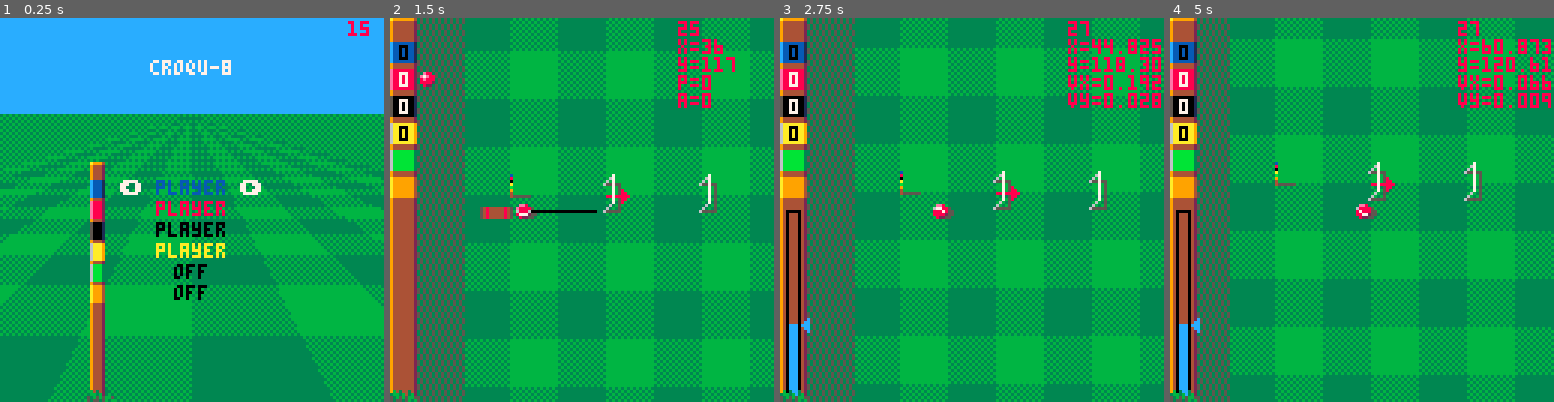
Above: before the commit, frames 1-4 (left to right).
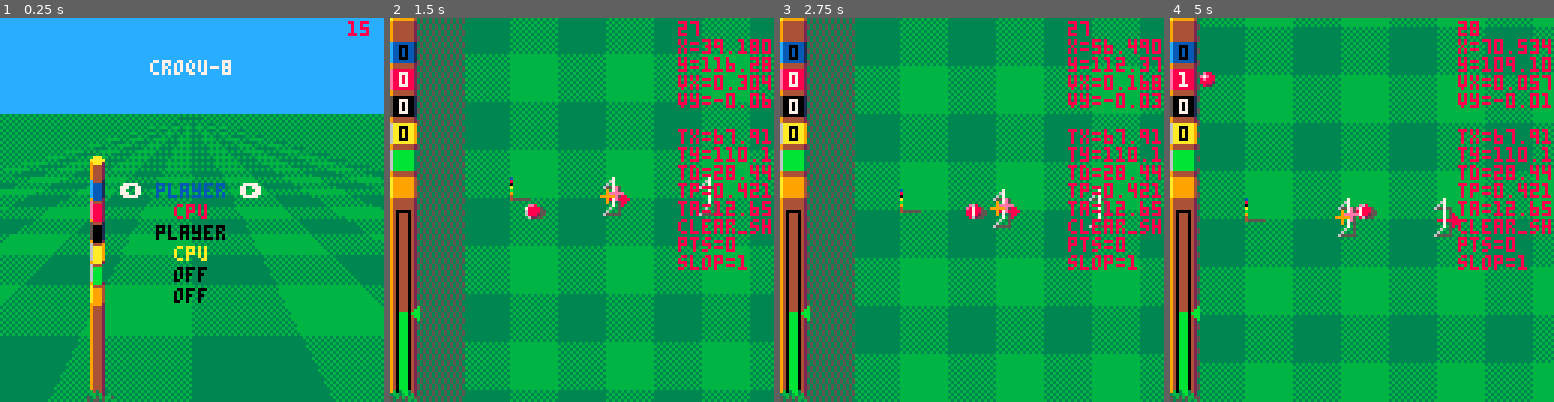
Above: after the commit, the same moments.

Repository: Joeltronics/croqu-8
Game: PICO-8 cartridge croquet.p8
Two runs of this game, one before a commit and one after it. Both use one fixed random seed, a clock stepped at 60 frames per second and the inputs below.
Inputs:
- Up to frame 1 (0.25 s): no input
- Up to frame 2 (1.5 s): tap X (X key) at 0.33, 1.07 s; tap O (Z key) at 0.7 s
- Up to frame 3 (2.75 s): hold Right 1.6-2.1 s; tap O (Z key) at 1.7, 2.1, 2.5 s; tap X (X key) at 1.85 s; hold Up 2.15-2.42 s; hold Right from 2.47 s (still down)
- Up to frame 4 (5 s): tap O (Z key) every 0.4 s from 2.9 to 4.9 s; tap X (X key) at 2.97, 4.08 s; release Right at 3.03 s; hold Left 3.08-3.58 s; hold Down 3.63-3.97 s; hold Right 4.02-4.68 s; hold Up from 4.73 s (still down)

The runs differ from the first frame. In frame 1, 2.2% of the frame differs, in the area x 23-68%, y 35-75%; in frame 2, 9.1%; in frame 3, 19%; in frame 4, 45%, in the area x 2-100%, y 0-100%.

Commit message:
Basic AI logic

Diff:
--- a/croquet.p8
+++ b/croquet.p8
@@ -21,6 +21,12 @@
 SHOT_POWER_METER_RATE = 1/64
 SHOT_POWER_METER_FALL_RATE = -1/32
 SHOT_POWER_ERR_OVER = 15/360
+
+ANGLE_STEP = 1/256
+
+--
+-- Field dimensions & wicket locations
+--
 
 ROUGH = 16
 
@@ -76,6 +82,18 @@
 BALL_STOP_RANDOM_MOVEMENT = 0.25
 
 --
+-- AI logic consts
+--
+
+AI_TARGET_PAST_WICKET_POLE_DISTANCE = 4
+AI_TARGET_PAST_BALL_DISTANCE = 8
+AI_TOO_STEEP_MARGIN = 20
+AI_TARGET_AHEAD_OF_WICKET_DISTANCE = 8
+AI_CLEAR_SHOT_MIN_BALL_DISTANCE = 64
+AI_CLEAR_SHOT_MIN_BALL_DISTANCE_SQUARED = AI_CLEAR_SHOT_MIN_BALL_DISTANCE * AI_CLEAR_SHOT_MIN_BALL_DISTANCE
+AI_TARGET_BALL_MAX_WEIGHTED_DISTANCE = 128
+
+--
 -- Graphics Consts
 --
 
@@ -164,6 +182,26 @@
 function lerp(a, b, t)
 	-- return a + t * (b - a)
 	return (1 - t) * a + t * b
+end
+
+function distance(dx, dy)
+	-- Calculate distance, overflow-safe
+	-- Exact distance when close, approximate distance when further
+
+	dx = abs(dx)
+	dy = abs(dy)
+
+	local d
+
+	if (dx > 127 or dy > 127) then
+		d = dx + dy
+	else
+		d = sqrt(dx*dx + dy*dy)
+	end
+
+	if (d < 0) d = 32767
+
+	return d
 end
 
 function sort_z(items)
@@ -245,13 +283,15 @@
 function ball_overlap(dx, dy)
 
 	-- Prevent overflow
-	if (abs(dx) + abs(dy) > 127) return 0, nil
-
-	local d2 = dx*dx + dy*dy
-
-	if (d2 and d2 > BALL_D2) return 0, nil
-
-	local d = sqrt(d2)
+	-- if (abs(dx) + abs(dy) > 127) return 0, nil
+
+	-- local d2 = dx*dx + dy*dy
+
+	-- if (d2 and d2 > BALL_D2) return 0, nil
+
+	-- local d = sqrt(d2)
+
+	local d = distance(dx, dy)
 
 	local overlap = max(0, BALL_D + 0.25 - d) / d
 
@@ -489,14 +529,32 @@
 
 	local player = players[player_idx]
 
-	if btnp(0) or btnp(1) then
-		-- Left/Right
-		player.enabled = not player.enabled
-
-		num_players = 0
-		for p in all(players) do
-			if (p.enabled) num_players += 1
-		end
+	if btnp(0) then
+		-- Left
+		if player.cpu then
+			player.cpu = false
+		elseif player.enabled then
+			player.enabled = false
+		else
+			player.enabled = true
+			player.cpu = true
+		end
+	end
+	if btnp(1) then
+		-- Right
+		if player.cpu then
+			player.enabled = false
+			player.cpu = false
+		elseif player.enabled then
+			player.cpu = true
+		else
+			player.enabled = true
+		end
+	end
+
+	num_players = 0
+	for p in all(players) do
+		if (p.enabled) num_players += 1
 	end
 
 	if btnp(2) then
@@ -572,10 +630,10 @@
 
 	rectfill(x1, y1, x2, 128, 4)
 	line(x1, y1, x1, 128, 9)
-	line(x1, y1, x2, y1, 9)
 	line(x2, y1, x2, 128, 2)
-	pset(x1, y1, 10)
-	pset(x2, y1, 4)
+	rectfill(x1+1, y1-2, x2-1, y1, 10)
+	pset(x1, y1-1, 10)
+	pset(x2, y1-1, 10)
 
 	pal()
 	palt()
@@ -587,18 +645,22 @@
 	for idx = 1,#players do
 		local p = players[idx]
 
-		local py1 = y1 + 7*idx - 1
+		local py1 = y1 + 7*idx
 		local py2 = py1 + 5
 
 		rectfill(x1 + 1, py1, x2 - 1, py2, p.color_main)
-		line(x1, py1, x1, py2, p.color_light)
-		line(x2, py1, x2, py2, p.color_dark)
+		line(x1, py1-1, x1, py2-1, p.color_light)
+		line(x2, py1-1, x2, py2-1, p.color_dark)
 
 		local col = p.color_main
 		if (col == 11) col = 7
 
 		if p.enabled then
-			print_centered('player', 64, py1, col)
+			if p.cpu then
+				print_centered('cpu', 64, py1, col)
+			else
+				print_centered('player', 64, py1, col)
+			end
 		else
 			print_centered('off', 64, py1, 0)
 		end
@@ -613,6 +675,314 @@
 	if (DEBUG) print(round(stat(1) * 100), 116, 1, 8)
 
 	pal(DISPLAY_PALETTE, 1)
+end
+
+--
+-- CPU AI logic
+--
+
+function set_cpu_target()
+	local player = players[player_idx]
+	local player_ball, next_wicket = player.ball, WICKETS[player.last_wicket_idx + 1]
+
+	local tx, ty = next_wicket[1], next_wicket[2]
+	local dx, dy = tx - player_ball.x, ty - player_ball.y
+	local d = distance(dx, dy)
+
+	-- Determine a few flags that will be used later
+	local easy_shot, wrong_side, too_steep = cpu_check_next_wicket_flags(next_wicket, dx, dy, d)
+	local clear_shot = nearest_ball_distance_squared(player_ball) > AI_CLEAR_SHOT_MIN_BALL_DISTANCE_SQUARED
+
+	-- With no other balls in the way, this CPU player is too good - it can win before another player has a chance
+	-- But it does much worse when other balls are involved
+	-- So add a bit of handicap when there are no other balls anywhere close
+	-- Also add this slop when way ahead of everyone
+	local slop = 0
+	if (clear_shot) slop += 1
+
+	local points_ahead = points_ahead_of_next()
+	if (points_ahead >= 3) slop += 1
+	if (points_ahead >= 6) slop += 2
+	if (points_ahead >= 10) slop += 2
+
+	--[[
+	First determine target point, without accounting for other balls
+
+	Target point might not be right under the wicket in some cases
+
+	- If we're at too steep of an angle, then aim slightly in front of wicket
+	- If there's another ball nearby and we don't have bonus shots yet, target it
+
+	TODO:
+	- See if we're lined up to score 2-3 wickets at once and go for that
+	- Figure out if there's a ball in the way of the wicket
+	]]
+
+	local target_distance_past = 0
+
+	local target_ahead_of_wicket_distance = -AI_TARGET_AHEAD_OF_WICKET_DISTANCE
+	if (next_wicket.reverse) target_ahead_of_wicket_distance = -target_ahead_of_wicket_distance
+
+	if (easy_shot and not wrong_side) or next_wicket.pole then
+		-- Easy shot, or targeting a pole; no point checking if we should aim in front
+		target_distance_past = AI_TARGET_PAST_WICKET_POLE_DISTANCE
+
+	elseif wrong_side and not too_steep then
+		-- Wrong side of wicket (by a lot, i.e. more than what would trigger too_steep), target even further in front
+		tx += 2 * target_ahead_of_wicket_distance
+
+	elseif too_steep or (player.bonus_shots and player.bonus_shots >= 2) or (d > 128) then
+		-- Play it safe
+		-- Too steep to hit wicket directly, or we have 2 bonus shots, or we're far away
+		-- Target slightly in front of wicket to set up for next shot
+		tx += target_ahead_of_wicket_distance
+
+	else
+		-- For medium-far shots, still might want to play it safe in certain conditions
+		local r = rnd()
+		if d > 64 and ((r >= 0.75) or (r >= 0.25 and slop >= 1)) then
+			tx += target_ahead_of_wicket_distance
+
+		else
+			-- Targeting wicket directly
+			-- Shift angle slightly away from center of wicket
+			ty += cpu_shift_y_away_from_center_of_wicket(dy)
+			target_distance_past = AI_TARGET_PAST_WICKET_POLE_DISTANCE
+		end
+	end
+
+	--
+	-- Now check if we want to target another ball
+	--
+
+	local targeting_ball = false
+
+	if not (easy_shot or player.bonus_shots) then
+		-- No bonus shots, so target another ball to get them
+		-- (nnless it's an easy shot, then it's not worth it)
+		-- TODO: sometimes this could still be worth it even with easy shots, just to move other ball
+
+		local bx, by = cpu_target_ball(player_ball, next_wicket, too_steep, wrong_side)
+
+		if bx then
+			-- TODO: don't necessarily target ball head-on - adjust angle a smidge toward next wicket
+			tx, ty = bx, by
+			target_distance_past = AI_TARGET_PAST_BALL_DISTANCE
+			targeting_ball = true
+		end
+	end
+
+	--
+	-- Target slightly past chosen point
+	--
+
+	tx_orig, ty_orig = tx, ty
+
+	if target_distance_past > 0 then
+		tx, ty = cpu_target_past(player_ball, tx, ty, target_distance_past)
+	end
+
+	--
+	-- Determine angle & power to hit target
+	--
+
+	local target_power, target_angle = cpu_determine_target_power_angle(player_ball, tx, ty, targeting_ball)
+
+	--
+	-- Add slop
+	--
+
+	if (targeting_ball and points_ahead <= 0) slop -= 1
+
+	slop = max(0, slop)
+
+	for i = 0,slop do
+		target_power, target_angle = cpu_add_error(target_power, target_angle)
+	end
+
+	target_angle = round(target_angle * 256) / 256
+	target_power = clip_num(target_power, SHOT_POWER_METER_RATE, 1.0)
+
+	player.cpu_target = {
+		angle=target_angle,
+		power=target_power,
+		-- Only power & angle are needed, the rest is for debugging
+		x=tx,
+		y=ty,
+		d=d,
+		x_orig=tx_orig,
+		y_orig=ty_orig,
+		slop=slop,
+		easy_shot=easy_shot,
+		wrong_side=wrong_side,
+		too_steep=too_steep,
+		clear_shot=clear_shot,
+		targeting_ball=targeting_ball,
+		points_ahead=points_ahead,
+	}
+end
+
+function cpu_check_next_wicket_flags(next_wicket, dx, dy, d)
+
+	local easy_shot, wrong_side, too_steep = false, false, false
+
+	if next_wicket.pole then
+		easy_shot = d < 16
+
+	else
+		easy_shot = abs(dx) < 16 and abs(dy) < 4
+
+		if next_wicket.reverse then
+			wrong_side = dx > 0
+		else
+			wrong_side = dx < 0
+		end
+
+		if not easy_shot then
+			local target_angle_deg = ((360*atan2(dx, dy) + 180) % 360) - 180
+			too_steep = (90 - AI_TOO_STEEP_MARGIN) < abs(target_angle_deg) and abs(target_angle_deg) < (90 + AI_TOO_STEEP_MARGIN)
+		end
+	end
+
+	return easy_shot, wrong_side, too_steep
+end
+
+function cpu_target_past(player_ball, tx, ty, extra_distance)
+	local dx, dy = tx - player_ball.x, ty - player_ball.y
+	local d = distance(dx, dy)
+	tx += extra_distance * (dx / d)
+	ty += extra_distance * (dy / d)
+	return tx, ty
+end
+
+function cpu_shift_y_away_from_center_of_wicket(dy)
+
+	if dy > 16 then
+		return 2
+	elseif dy < -16 then
+		return -2
+	elseif dy > 4 then
+		return 1
+	elseif dy < -4 then
+		return -1
+	end
+
+	return 0
+end
+
+function nearest_ball_distance_squared(ball)
+	-- Note: balls more than 127 away in either dimension will be ignored
+	local d2 = 32767
+	for other_ball in all(balls) do
+		if other_ball != ball then
+			local dx, dy = abs(ball.x - other_ball.x), abs(ball.y - other_ball.y)
+			-- Protect against overflow
+			if dx <= 127 and dy <= 127 then
+				d2 = min(d2, dx*dx + dy*dy)
+			end
+		end
+	end
+	return d2
+end
+
+function points_ahead_of_next()
+	local score = players[player_idx].last_wicket_idx
+
+	local points_ahead = 32767
+
+	for i = 1,#players do
+		local p = players[i]
+		if i != player_idx and p.enabled then
+			local delta = score - p.last_wicket_idx
+			if (delta <= 0) return 0
+			points_ahead = min(points_ahead, delta)
+		end
+	end
+
+	-- In case of single-player game
+	if (points_ahead == 32767) points_ahead = 0
+
+	return points_ahead
+end
+
+function cpu_target_ball(player_ball, next_wicket, too_steep, wrong_side)
+
+	local tx, ty = next_wicket[1], next_wicket[2]
+	local dx, dy = tx - player_ball.x, ty - player_ball.y
+
+	-- Only target ball if the weighted distance is less than this
+	local best_score = AI_TARGET_BALL_MAX_WEIGHTED_DISTANCE
+	if (not (too_steep or wrong_side)) best_score = min(best_score, 0.75*distance(dx, dy))
+
+	-- Figure out best ball to target for bonus shot
+	local bx, by
+	for b in all(balls) do
+		if b != player_ball then
+
+			-- TODO: check if there's a wicket/pole in the way (not simple!)
+
+			local d_self = distance(b.x - player_ball.x, b.y - player_ball.y)
+
+			local dx_target = b.x - tx
+			local d_target = distance(dx_target, b.y - ty)
+
+			local score = 0.75 * d_self + 0.25 * d_target
+
+			-- Penalize if other ball is on wrong side of target (unless we're also on wrong side)
+			if not (next_wicket.pole or wrong_side) then
+				if ((not next_wicket.reverse) and dx_target > 2) score *= 2
+				if (next_wicket.reverse and dx_target < -2) score *= 2
+			end
+
+			if score < best_score then
+				-- This is the best candidate so far
+				bx, by, best_score = b.x, b.y, score
+			end
+		end
+	end
+
+	return bx, by
+end
+
+function cpu_determine_target_power_angle(player_ball, tx, ty, targeting_ball)
+
+	dx, dy = tx - player_ball.x, ty - player_ball.y
+	local target_angle = atan2(dx, dy)
+
+	local d = distance(dx, dy)
+
+	local target_power = sqrt(d) / 14
+
+	-- If we're targeting a nearby ball, increase power
+	-- Note that "cpu_target_past" has already been handled
+	if (targeting_ball and d < 16) target_power *= 2
+
+	target_power = clip_num(target_power, SHOT_POWER_METER_RATE, 1-SHOT_POWER_METER_RATE)
+
+	return target_power, target_angle
+end
+
+function cpu_add_error(target_power, target_angle)
+
+	local angle_err
+
+	local r = rnd()
+	if r > 0.9 then
+		angle_err = 2*ANGLE_STEP
+	elseif r > 0.75 then
+		angle_err = ANGLE_STEP
+	elseif r > 0.25 then
+		angle_err = 0
+	elseif r > 0.1 then
+		angle_err = -ANGLE_STEP
+	else
+		angle_err = -2*ANGLE_STEP
+	end
+	target_angle = (target_angle + angle_err) % 1.0
+
+	target_power += (rnd() - 0.5) / 32
+
+	return target_power, target_angle
 end
 
 --
@@ -633,7 +1003,12 @@
 	shot_power = 0
 	shot_angle = 0
 	shot_power_change = 0
-	if (WICKETS[players[player_idx].last_wicket_idx + 1].reverse) shot_angle = 0.5
+
+	local player = players[player_idx]
+
+	player.cpu_target = nil
+
+	if (WICKETS[player.last_wicket_idx + 1].reverse) shot_angle = 0.5
 end
 
 function next_player()
@@ -641,6 +1016,8 @@
 	local player = players[player_idx]
 	player.shots = 0
 	if (player.bonus_shots) player.bonus_shots = 0
+
+	player.cpu_target = nil
 
 	local n_iter = 0
 	while true do
@@ -654,6 +1031,8 @@
 		assert(n_iter <= #players)
 	end
 
+	if (not player.ball) reset_ball(player)
+
 	next_shot_same_player()
 
 	assert(player.enabled)
@@ -661,8 +1040,6 @@
 	assert((not player.bonus_shots) or (player.bonus_shots == 0), 'player.bonus_shots='..(player.bonus_shots or 'nil'))
 	player.shots = 1
 	if (player.bonus_shots) player.bonus_shots = 0
-
-	if (not player.ball) reset_ball(player)
 
 	camera_x = player.ball.x
 	camera_y = player.ball.y
@@ -734,6 +1111,8 @@
 		add(players, {
 			ball=nil,
 			enabled=idx <= 4,
+			cpu=idx % 2 == 0,
+			cpu_target=nil,
 			palette=palette,
 			color_main=palette[8],
 			color_light=palette[14],
@@ -807,13 +1186,9 @@
 
 function _update60()
 
-	if not game_started then
-		update_title_screen()
-		return
-	end
-
 	local player = players[player_idx]
 	local player_ball, op, x = player.ball, btnp(4), btn(5)
+	local left, right, up, down = btn(0), btn(1), btn(2), btn(3)
 
 	if DEBUG then
 		while stat(30) do
@@ -822,13 +1197,14 @@
 			if (key == '2') debug_increase_shot_pointer_length = not debug_increase_shot_pointer_length
 			if (key == '3') debug_no_draw_tops = not debug_no_draw_tops
 			if (key == '=') debug_pause_physics = not debug_pause_physics
-			if (key == '7') player.bonus_shots = nil
-			if (key == '8') player.bonus_shots = 0
-			if (key == '9') player.bonus_shots = 1
-			if (key == '0') player.bonus_shots = 2
-			if (key == ']') next_player()
-
-			if moving_cooldown <= 0 then
+
+			if game_started and moving_cooldown <= 0 then
+
+				if (key == '7') player.bonus_shots = nil
+				if (key == '8') player.bonus_shots = 0
+				if (key == '9') player.bonus_shots = 1
+				if (key == '0') player.bonus_shots = 2
+				if (key == ']') next_player()
 
 				local moved = false
 
@@ -846,7 +1222,39 @@
 					moved = true
 				end
 
-				if (moved) resolve_all_static_collisions_for_ball(player_ball)
+				if moved then
+					resolve_all_static_collisions_for_ball(player_ball)
+					if (player.cpu) set_cpu_target()
+				end
+			end
+		end
+	end
+
+	if not game_started then
+		update_title_screen()
+		return
+	end
+
+	if player.cpu then
+		-- CPU logic
+
+		op, x, left, right, up, down = false, false, false, false, false, false
+
+		if moving_cooldown <= 0 and not debug_pause_physics then
+
+			if (not player.cpu_target) set_cpu_target()
+
+			if shot_power_change == 0 then
+				local angle_err = ((shot_angle - player.cpu_target.angle + 0.5) % 1.0) - 0.5
+				if angle_err >= ANGLE_STEP then
+					right = true
+				elseif angle_err <= -ANGLE_STEP then
+					left = true
+				else
+					op = true  -- Start shot
+				end
+			elseif shot_power >= min(1, player.cpu_target.power) then
+				op = true  -- Finish shot
 			end
 		end
 	end
@@ -964,16 +1372,16 @@
 
 	else
 		if x then
-			if (btn(0)) camera_x -= 4  -- left
-			if (btn(1)) camera_x += 4  -- right
-			if (btn(2)) camera_y -= 4  -- up
-			if (btn(3)) camera_y += 4  -- down
+			if (left)  camera_x -= 4
+			if (right) camera_x += 4
+			if (up)    camera_y -= 4
+			if (down)  camera_y += 4
 		else
 			camera_x = player.ball.x
 			camera_y = player.ball.y
 			if shot_power_change == 0 then
-				if (btn(0)) shot_angle += 1/256  -- left
-				if (btn(1)) shot_angle -= 1/256  -- right
+				if (left)  shot_angle += ANGLE_STEP
+				if (right) shot_angle -= ANGLE_STEP
 			end
 		end
 
@@ -1008,18 +1416,19 @@
 
 	local w, l, d = 1.5, 10, 4 + 5*shot_power
 
+	-- Determine corners
 	local c = {
 		{ w*dy - d*dx,     -w*dx - d*dy},
 		{ w*dy - (d+l)*dx, -w*dx - (d+l)*dy},
 		{-w*dy - (d+l)*dx,  w*dx - (d+l)*dy},
 		{-w*dy - d*dx,      w*dx - d*dy},
 	}
-
 	for i=1,4 do
 		c[i][1] = round(x + c[i][1])
 		c[i][2] = round(y + c[i][2])
 	end
 
+	-- Fill
 	for i=0,3 do
 		line_round(
 			lerp(c[1][1], c[4][1], i/4), lerp(c[1][2], c[4][2], i/4),
@@ -1031,14 +1440,17 @@
 			c[4][1], c[4][2],
 			4)
 	end
+
+	-- Ends
 	line(c[1][1], c[1][2], c[4][1], c[4][2], 5)
 	line(c[2][1], c[2][2], c[3][1], c[3][2], 5)
 
+	-- Stripes in player color
 	for i in all({1, 4}) do
-	line_round(
-		lerp(c[1][1], c[2][1], i/5), lerp(c[1][2], c[2][2], i/5),
-		lerp(c[4][1], c[3][1], i/5), lerp(c[4][2], c[3][2], i/5),
-		player.color_main)
+		line_round(
+			lerp(c[1][1], c[2][1], i/5), lerp(c[1][2], c[2][2], i/5),
+			lerp(c[4][1], c[3][1], i/5), lerp(c[4][2], c[3][2], i/5),
+			player.color_main)
 	end
 end
 
@@ -1182,7 +1594,7 @@
 		if (next_wicket.reverse) x += 11
 		y += 1
 	elseif next_wicket.reverse then
-		x -= 1
+		x -= 2
 	end
 	spr(3, x, y, 1, 1, next_wicket.reverse)
 
@@ -1235,10 +1647,32 @@
 	for s in all(sprites) do
 		if (s.pal) pal(s.pal)
 		spr(s.idx, round(s.x), round(s.y), s.w or 1, s.h or 1)
-	end
-	reset_palette()
+		if (s.pal) reset_palette()
+	end
+
+	if DEBUG and player.cpu_target then
+		line(
+			player.cpu_target.x_orig - 2, player.cpu_target.y_orig,
+			player.cpu_target.x_orig + 2, player.cpu_target.y_orig,
+			9)
+		line(
+			player.cpu_target.x_orig, player.cpu_target.y_orig - 2,
+			player.cpu_target.x_orig, player.cpu_target.y_orig + 2,
+			9)
+
+		line(
+			player.cpu_target.x - 2, player.cpu_target.y,
+			player.cpu_target.x + 2, player.cpu_target.y,
+			14)
+		line(
+			player.cpu_target.x, player.cpu_target.y - 2,
+			player.cpu_target.x, player.cpu_target.y + 2,
+			14)
+	end
 
 	if debug_draw_primitives then
+
+		-- Velocity
 		for ball in all(balls) do
 			line_round(
 				ball.x,
@@ -1248,6 +1682,7 @@
 				11)
 		end
 
+		-- Current collisions
 		for ball in all(balls) do
 			for coll in all(ball.collisions) do
 
@@ -1264,6 +1699,7 @@
 			end
 		end
 
+		-- Wicket collision points
 		for w in all(WICKET_COLLISION_POINTS) do
 			local col = 9
 			if (w.pole) col = 8
@@ -1309,6 +1745,24 @@
 		end
 
 		if (last_dv2) print('dv2=' .. last_dv2)
+
+		if player.cpu_target then
+			print('')
+			print('tx=' .. player.cpu_target.x)
+			print('ty=' .. player.cpu_target.y)
+			print('td=' .. player.cpu_target.d)
+			print('tp=' .. player.cpu_target.power)
+			print('ta=' .. (player.cpu_target.angle * 360))
+
+			if (player.cpu_target.easy_shot) print('easy_shot')
+			if (player.cpu_target.wrong_side) print('wrong_side')
+			if (player.cpu_target.too_steep) print('too_steep')
+			if (player.cpu_target.clear_shot) print('clear_shot')
+			if (player.cpu_target.targeting_ball) print('targeting_ball')
+
+			print('pts=' .. player.cpu_target.points_ahead)
+			print('slop=' .. player.cpu_target.slop)
+		end
 	end
 
 	--
Not shown, changed: README.md
